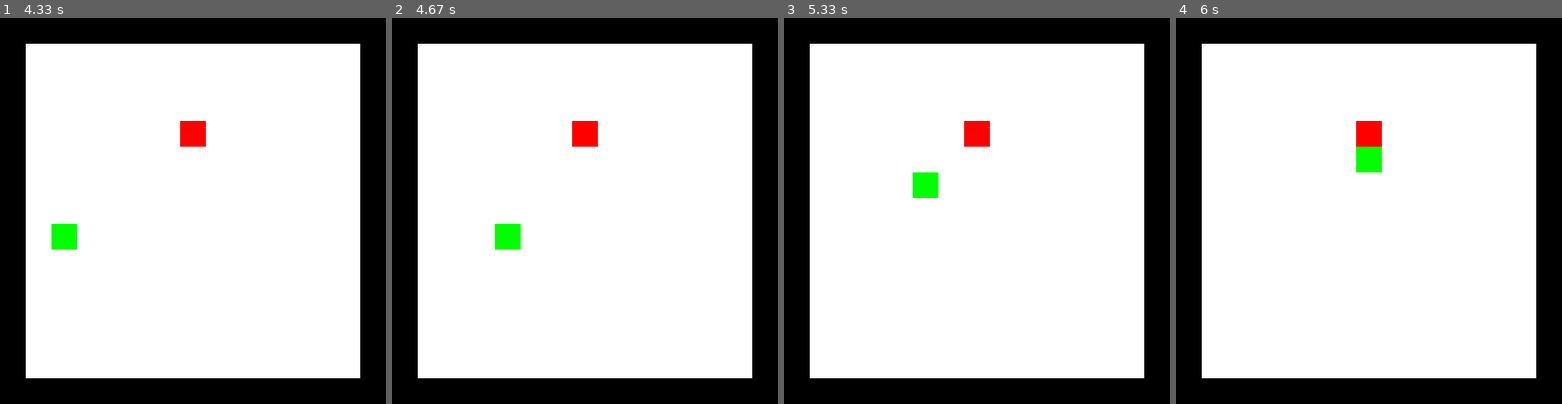
Above: before the commit, frames 1-4 (left to right).
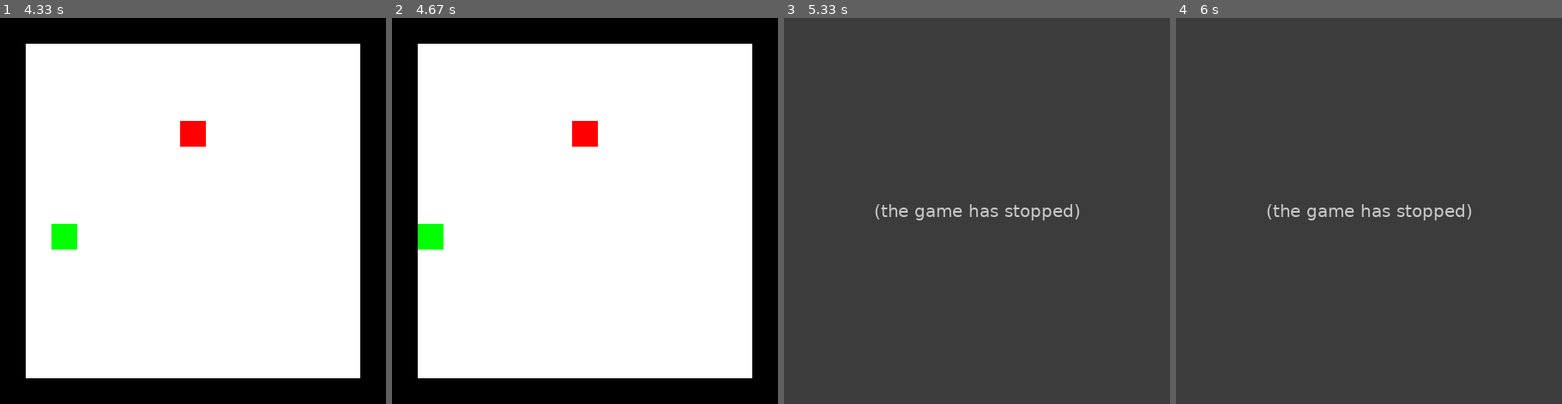
Above: after the commit, the same moments.

Repository: lila-smith/snake-game-reinforcement-learning
Game: pygame game, started from snake_game.py
Same seed, same stepped clock (60 frames per second), same inputs: the game is played once before the commit and once after it.
Inputs:
- Up to frame 1 (4.33 s): hold Left 0.33-0.87 s; hold Down 0.9-1.33 s; hold Left 1.37-1.87 s; hold Up 1.9-2.43 s; hold Right 2.47-3.1 s; hold Down 3.13-3.68 s; hold Left 3.72-4.27 s; hold Right from 4.3 s (still down)
- Up to frame 2 (4.67 s): keep holding Right
- Up to frame 3 (5.33 s): release Right at 4.85 s; hold Up from 4.88 s (still down)
- Up to frame 4 (6 s): release Up at 5.43 s; hold Right from 5.47 s (still down)

Frame 1 is identical in both runs. In frame 2, 0.9% of the frame differs, in the area x 6-34%, y 53-60%; in frame 3, 100%, in the area x 0-100%, y 0-100%; in frame 4, 100%.
After the commit the program exited at 4.8 s; later frames show no game.

Commit message:
Fixed error where opposite direction would trigger gameover.

Diff:
--- a/snake_controller.py
+++ b/snake_controller.py
@@ -31,12 +31,12 @@
                 sys.exit()
 
             elif event.type == pygame.KEYDOWN:
-                if event.key == pygame.K_LEFT:
+                if event.key == pygame.K_LEFT and not self.board.direction == [0,1]:
                     self.board.change_direction([0, -1])
-                if event.key == pygame.K_RIGHT:
+                if event.key == pygame.K_RIGHT and not self.board.direction == [0,-1]:
                     self.board.change_direction([0, 1])
-                if event.key == pygame.K_UP:
+                if event.key == pygame.K_UP and not self.board.direction == [1,0]:
                     self.board.change_direction([-1, 0])
-                if event.key == pygame.K_DOWN:
+                if event.key == pygame.K_DOWN and not self.board.direction == [-1,0]:
                     self.board.change_direction([1, 0])
         return
--- a/test_pygame_lila.py
+++ /dev/null
@@ -1,23 +0,0 @@
-import sys, pygame
-pygame.init()
-
-box_x = 50
-box_y = 50
-box_width = 25
-box_height = 25
-
-
-size = width, height = 320,240
-black = 0,0,0
-white = 255,255,255
-rect1 = pygame.Rect(50,50,25,25)
-
-screen = pygame.display.set_mode(size)
-
-while 1:
-
-    screen.fill(black)
-    pygame.draw.rect(screen, white, rect1)
-    rect1 =  pygame.Rect(box_x,box_y,box_width,box_height)# pygame.Rect.move(rect1, (10,0))
-    box_x += 0.01
-    pygame.display.flip()
Not shown, removed: Untitled.ipynb
